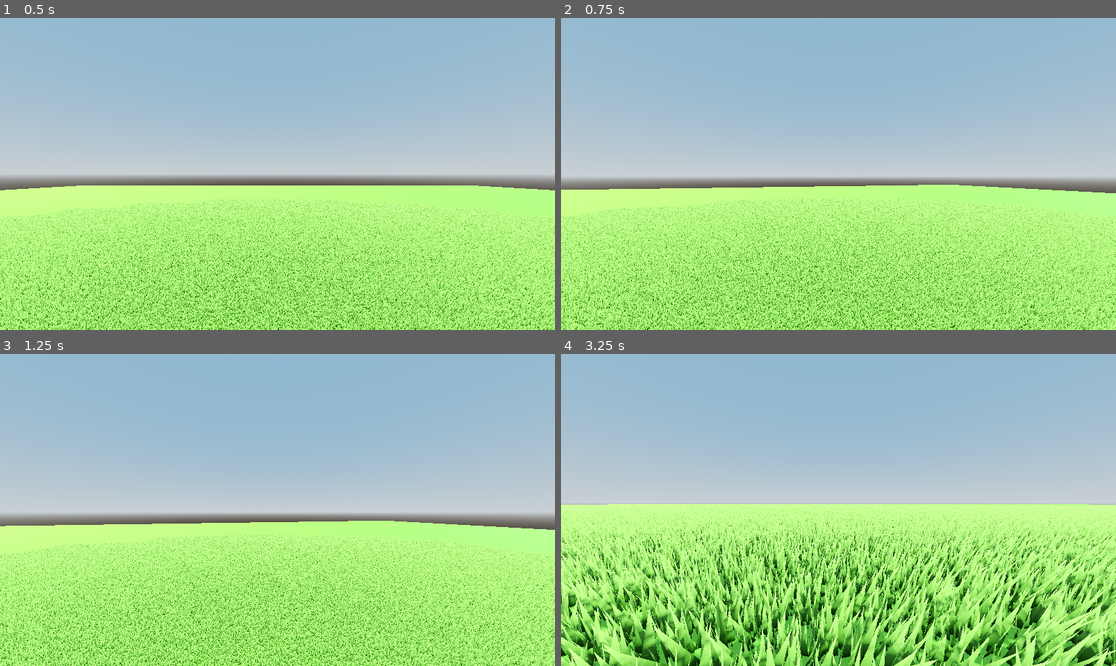
Above: before the commit, frames 1-4 (two rows, left to right).
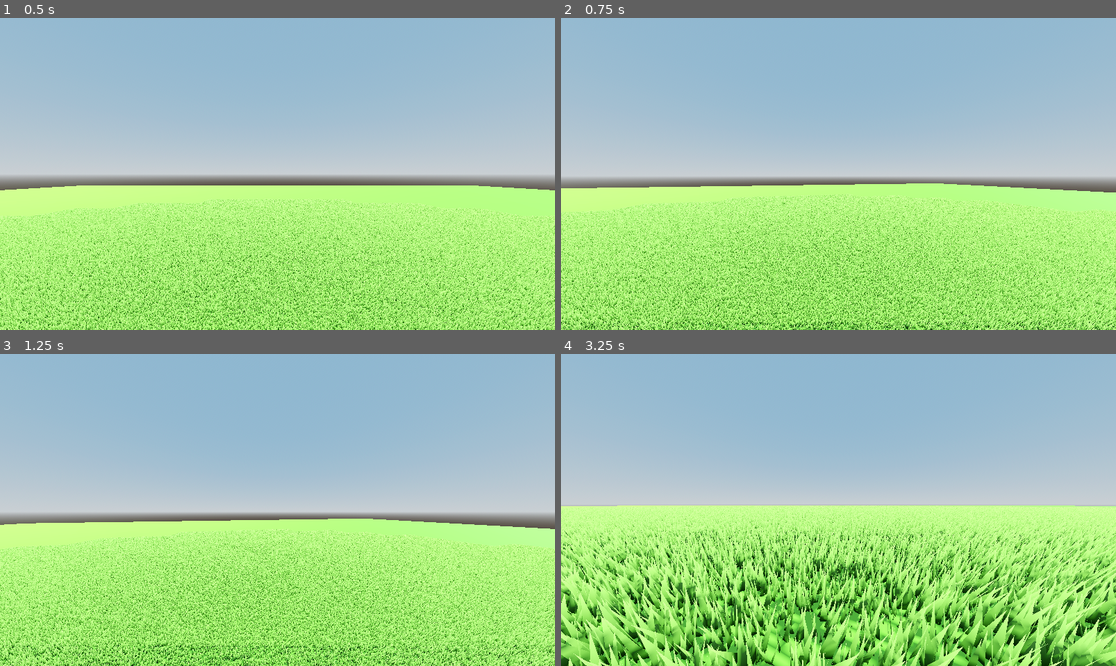
Above: after the commit, the same moments.

Repository: LordDeatHunter/SurvTest
Game: Godot game, scene res://scenes/main.tscn
The game is run twice, just before and just after one commit, with the same random seed, the same clock (stepped at 60 frames per second) and the same inputs.
Inputs (mouse positions are in pixels of both pictures, inside the frame that each line leads up to):
- Up to frame 1 (0.5 s): no input
- Up to frame 2 (0.75 s): move the mouse to (866, 174) at 0.52 s; hold W (move_forward) from 0.53 s (still down); hold Ctrl (sprint, bound only after the commit) from 0.53 s (still down)
- Up to frame 3 (1.25 s): keep holding W (move_forward); keep holding Ctrl (sprint, bound only after the commit); tap Space (jump) at 0.77 s; tap Shift (sprint, bound only before the commit) at 0.8 s
- Up to frame 4 (3.25 s): keep holding W (move_forward); move the mouse to (810, 510) at 1.27 s; release Ctrl (sprint, bound only after the commit) at 1.28 s; tap Shift (sprint, bound only before the commit) at 1.35, 2.3, 2.85 s; tap Space (jump) at 1.52, 3.02 s; tap Ctrl (sprint, bound only after the commit) at 1.55, 3.05 s; move the mouse to (849, 503) at 2.02 s; hold Ctrl (sprint, bound only after the commit) 2.03-2.78 s; move the mouse to (832, 516) at 2.77 s

Frame 1 is identical in both runs. In frame 2, 24% of the frame differs, in the area x 0-100%, y 53-100%; in frame 3, 25%; in frame 4, 34%, in the area x 0-100%, y 48-100%.

Commit message:
Add double-tap to sprint

Diff:
--- a/project.godot
+++ b/project.godot
@@ -49,6 +49,6 @@
 }
 sprint={
 "deadzone": 0.5,
-"events": [Object(InputEventKey,"resource_local_to_scene":fa …(146 unchanged characters)… se,"keycode":0,"physical_keycode":4194325,"key_label":0,"unicode":0,"location":0,"echo":false,"script":null)
+"events": [Object(InputEventKey,"resource_local_to_scene":fa …(146 unchanged characters)… se,"keycode":0,"physical_keycode":4194326,"key_label":0,"unicode":0,"location":0,"echo":false,"script":null)
 ]
 }
--- a/scenes/actors/player.gd
+++ b/scenes/actors/player.gd
@@ -16,6 +16,9 @@
 var t_bob: int = 0
 var gravity = ProjectSettings.get_setting("physics/3d/default_gravity")
 var current_multijumps: int = 0
+var is_sprinting: bool = false
+var time_since_last_forward: float = 1.0
+var max_sprint_press_delay: float = 0.5
 
 @onready var head = $Head
 @onready var camera = $Head/Camera3D
@@ -45,12 +48,26 @@
 		if not is_on_floor():
 			current_multijumps += 1
 
-	var is_sprinting: bool = Input.is_action_pressed("sprint")
+	if (
+		Input.is_action_just_pressed("sprint")
+		or (
+			Input.is_action_just_pressed("move_forward")
+			and time_since_last_forward < max_sprint_press_delay
+		)
+	):
+		is_sprinting = true
+
+	if Input.is_action_just_pressed("move_forward"):
+		time_since_last_forward = 0.0
+	else:
+		time_since_last_forward += delta
+
+	if not Input.is_action_pressed("move_forward"):
+		is_sprinting = false
+
 	var speed: float = SPRINT_SPEED if is_sprinting else WALK_SPEED
 
-	var input_dir: Vector2 = Input.get_vector(
-		"move_left", "move_right", "move_forward", "move_backward"
-	)
+	var input_dir: Vector2 = get_input_vector()
 	var direction = (head.transform.basis * Vector3(input_dir.x, 0, input_dir.y)).normalized()
 
 	if direction:
@@ -87,3 +104,7 @@
 
 func get_height() -> float:
 	return head.transform.origin.y
+
+
+func get_input_vector() -> Vector2:
+	return Input.get_vector("move_left", "move_right", "move_forward", "move_backward")
